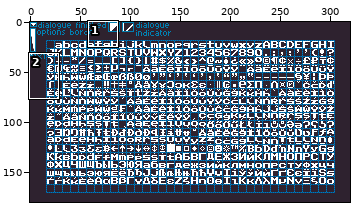
Edited in one commit: pixel-art file (resources/art/font_atlas.aseprite). Above, an overview of the earlier version with the close-up marked.
Close-up. The starting point:
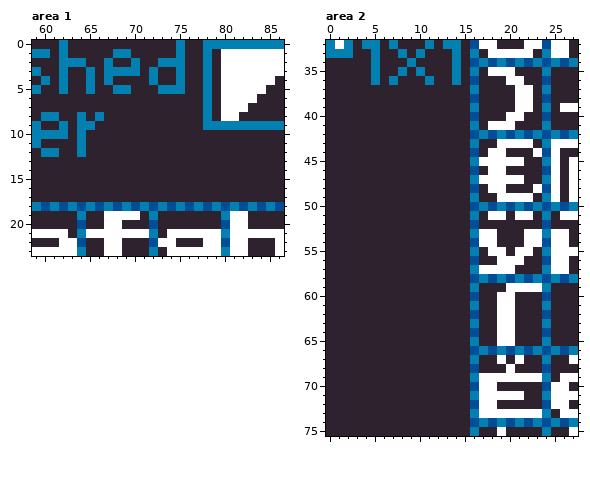
320x180 pixels, 1 frame. Shown: area 1: x 59..86, y 0..23; area 2: x 0..27, y 32..75.
And afterwards:
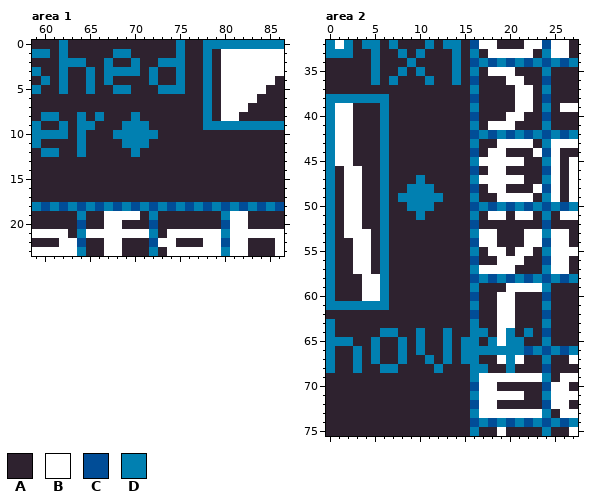
Palette (. is transparent): A #2e222f  B #ffffff  C #014d97  D #0180b1
The exact change:
Area 1, layer "Layer 2":
Colour A becomes colour D in row 8 at x 70; in row 9 at x 69 to 71; in row 10 at x 68 to 72; in row 11 at x 69 to 71; in row 12 at x 70.
Area 2, layers "Layer 2", "Layer 1":
Colour A becomes colour B in rows 39 to 45 at x 1 to 2; in rows 46 to 52 at x 2 to 3; in row 53 at x 2 to 4; in rows 54 to 57 at x 3 to 4; in rows 58 to 60 at x 4 to 5.
Colour A becomes colour D in row 38 at x 0 to 6; in rows 39 to 46 at x 0 and 6; in row 47 at x 0, 6 and 10; in row 48 at x 0, 6 and 9 to 11; in row 49 at x 0, 6 and 8 to 12; in row 50 at x 0, 6 and 9 to 11.
Colour A becomes colour D in row 51 at x 0, 6 and 10; in rows 52 to 60 at x 0 and 6; in row 61 at x 0 to 6; in row 63 at x 0; in row 64 at x 0, 6 to 7, 10, 13, 17 and 22; in row 65 at x 0 to 2, 5, 8, 10, 13, 15, 18 and 21.
Colour A becomes colour D in row 66 at x 0, 3, 5, 8, 10, 13 and 15; in row 67 at x 0, 3, 5, 8, 11, 13, 15 and 20; in row 68 at x 0, 3, 6 to 7, 12 and 17.
Colour B becomes colour D in rows 64 to 65 at x 20; in row 68 at x 20.
Colour C becomes colour D in row 64 at x 16; in row 66 at x 16, 18 and 20; in row 68 at x 16.
Boxes around the changes in both close-ups, in picture pixels (x1, y1, x2, y2):
changed: (113, 112, 158, 157)
changed: (326, 94, 533, 373)
